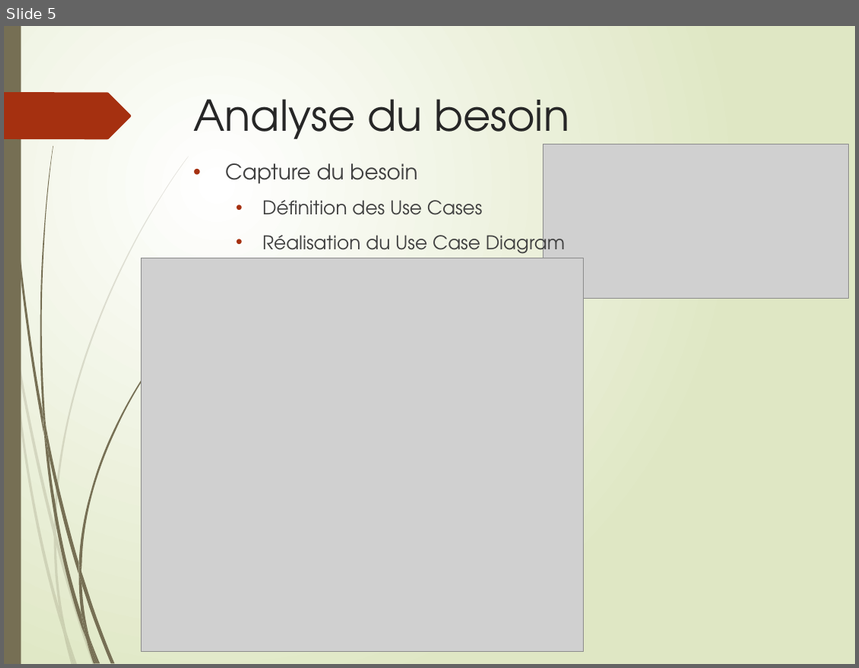
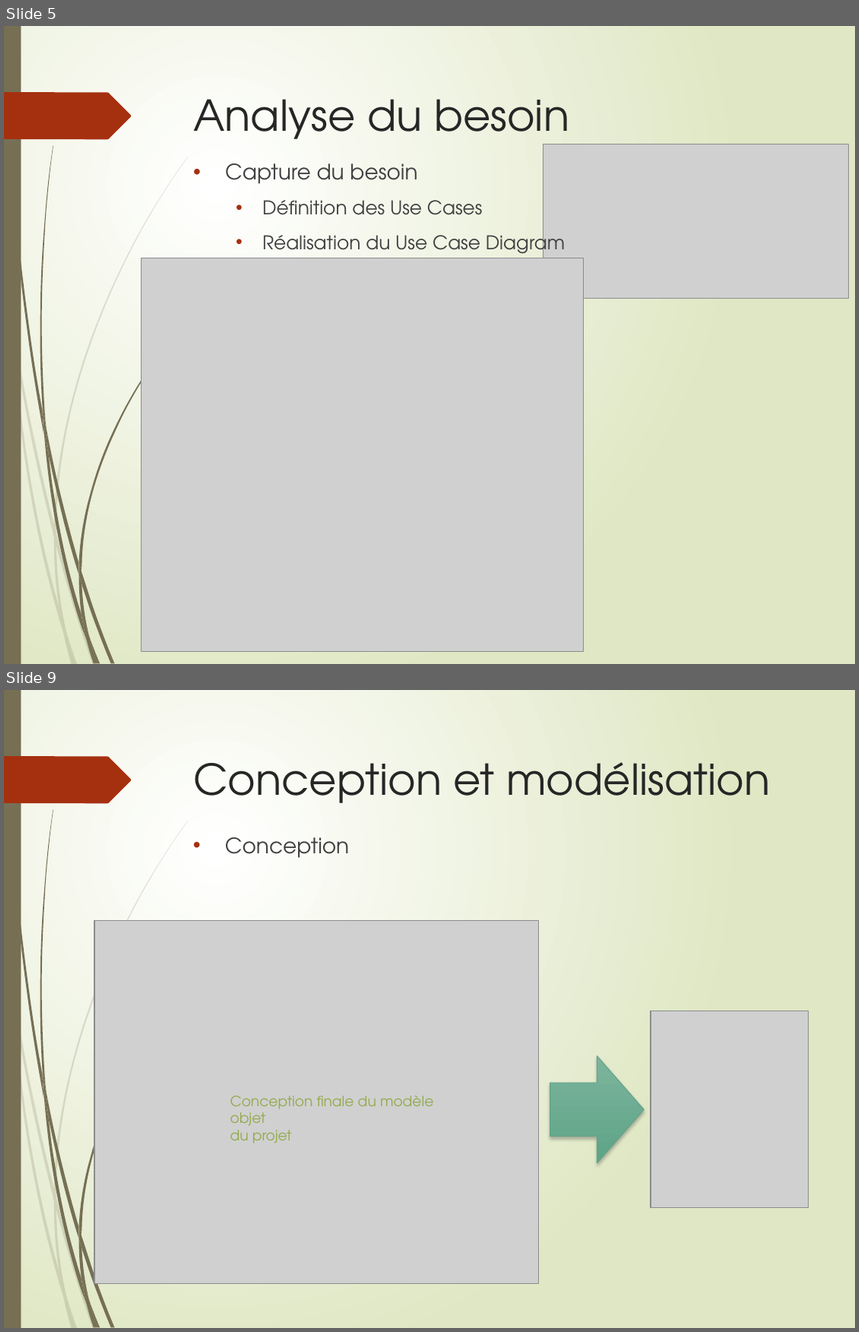
Before and after one commit to LudoRoot/WeBet_JBL, a slide deck: Présentation/Présentation WeBet_JBL.pptx. Shown one above the other, each under a label of ours: slide 5 before the commit, slides 5 and 9 after it; the slides between them are not shown. The pictures are 859x668 and 859x1332 pixels, drawn with LibreOffice and Linux fonts; fonts in the diff are those of the drawing; grey boxes stand for pictures. Boxes give left, top, right and bottom in pixels: in the first picture for what was removed or moved away, otherwise in the second. Text is boxed around its words. In the diff, an @@ line names an element or a change of style, - is before the commit and + after.

```diff
--- a/Présentation/Présentation WeBet_JBL.pptx
+++ b/Présentation/Présentation WeBet_JBL.pptx
@@ slide 9 added at (4,690,855,1328), background gradient #FFFFFF to #DFE8C4; not listed: 24 template elements that a slide beside it also shows @@
@@ title added at (193,762,770,803), 36 pt, text #262626 @@
+Conception et modélisation
@@ text added at (225,837,349,858), 18 pt, text #404040 @@
+• Conception
@@ picture added at (94,921,538,1284) @@
@@ picture added at (651,1011,808,1208) @@
@@ right arrow added at (550,1056,644,1163), fill gradient #7DB59D to #5EA588, outline #65A48B 0.75 pt @@
@@ text added at (230,1096,433,1144), 12 pt, text gradient #495526 to #92AA4C to #BFCE92 @@
+Conception finale du modèle objet
+du projet
```
Also in this commit, not shown: 4 slides changed, 4 other slides added, 1 slide removed, 3 other files.
